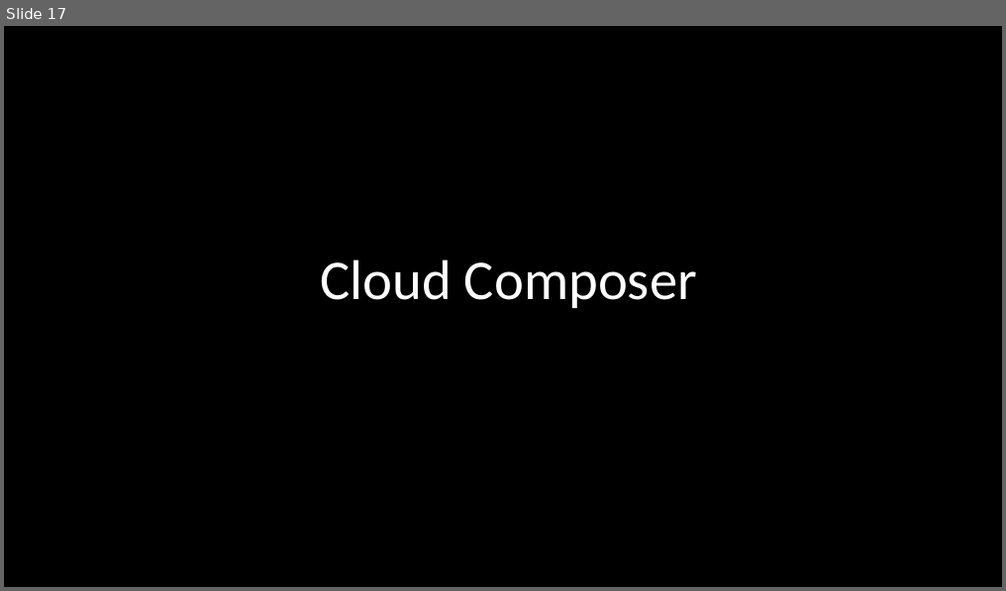
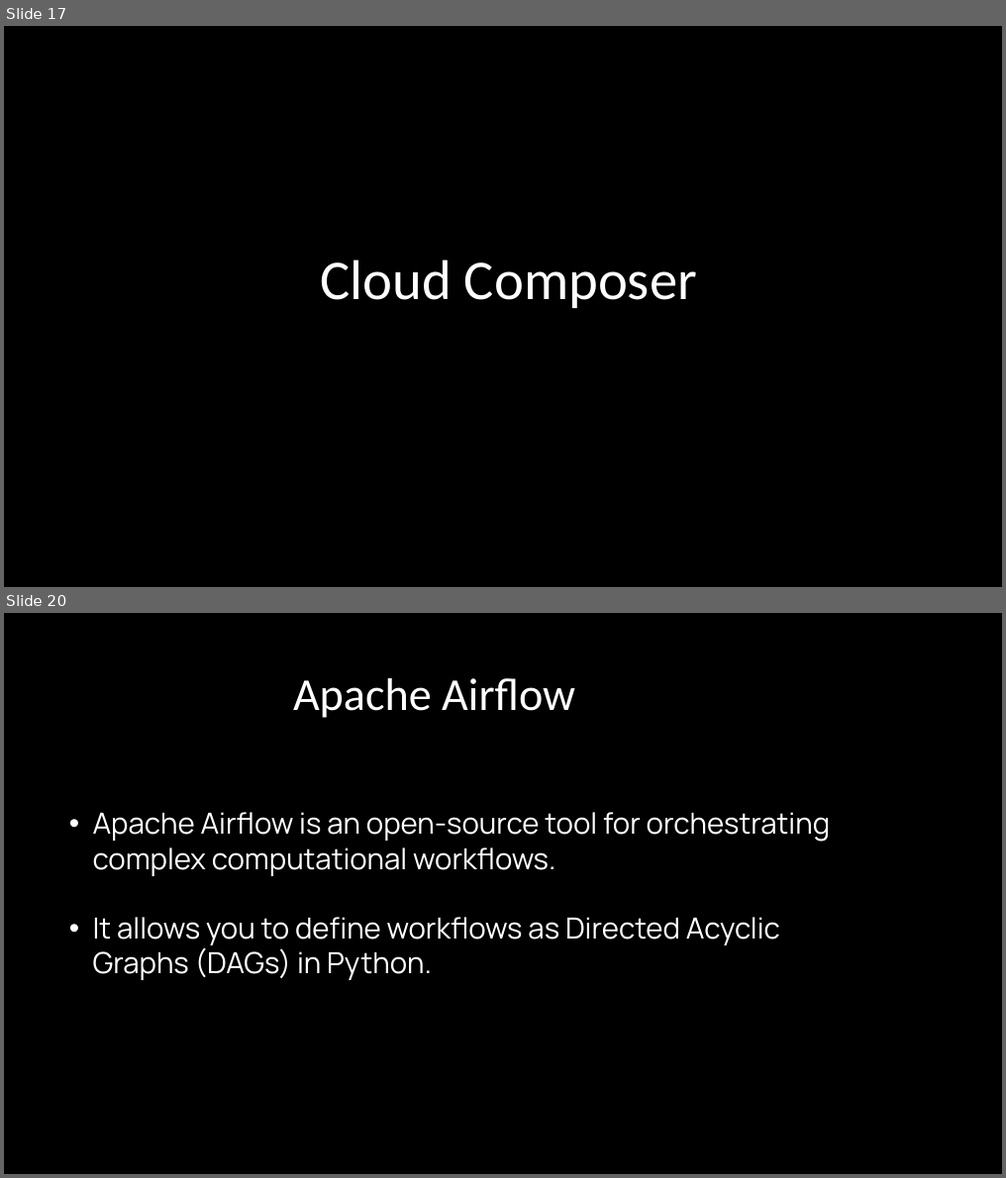
Before and after one commit to smvinodkumar910/python_training, a slide deck: Google Cloud Platform.pptx. Shown one above the other, each under a label of ours: slide 17 before the commit, slides 17 and 20 after it; the slides between them are not shown. The pictures are 1006x591 and 1006x1178 pixels, drawn with LibreOffice and Linux fonts; fonts in the diff are those of the drawing; background and template pictures are left out. Boxes give left, top, right and bottom in pixels: in the first picture for what was removed or moved away, otherwise in the second. Text is boxed around its words. In the diff, an @@ line names an element or a change of style, - is before the commit and + after.

```diff
--- a/Google Cloud Platform.pptx
+++ b/Google Cloud Platform.pptx
@@ slide 20 added at (4, 613, 1002, 1174), background picture (left out) @@
@@ text added at (293, 678, 575, 718), 44 pt, text #FFFFFF @@
+Apache Airflow
@@ text added at (93, 812, 830, 980), 28 pt, text #FFFFFF @@
+• Apache Airflow is an open-source tool for orchestrating complex computational workflows.
+• It allows you to define workflows as Directed Acyclic Graphs (DAGs) in Python.
```
Also in this commit, not shown: 2 slides changed, 5 other slides added, 13 other files.
